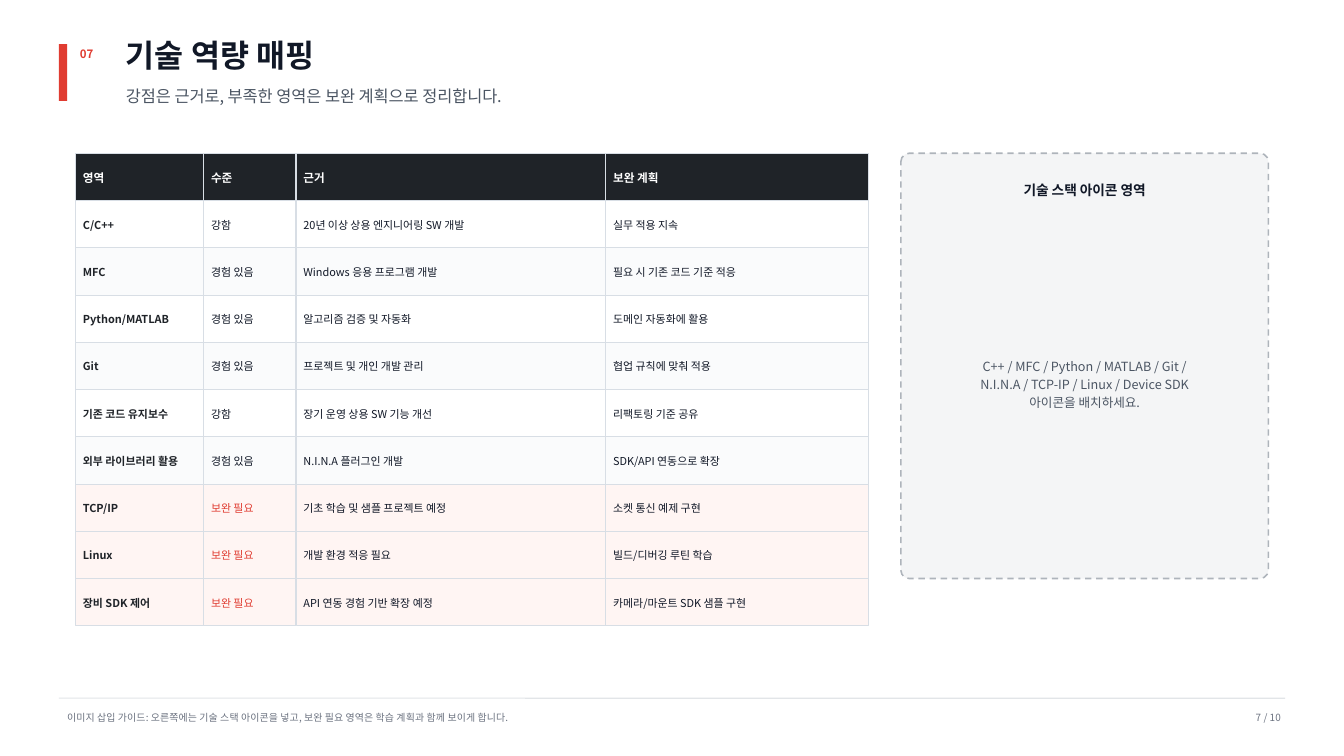
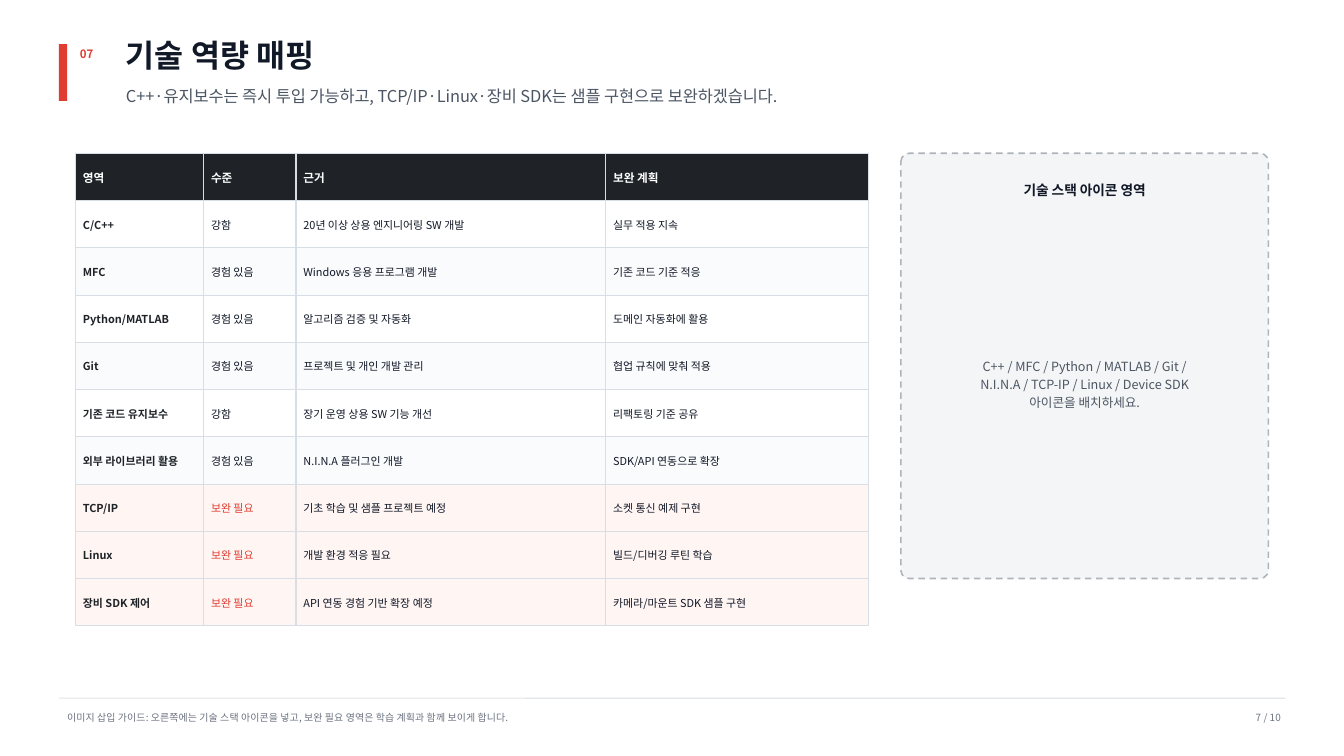
Before and after one commit to squallseo/Nina.Manualfocuser, a slide deck: slide 7 of docs/portfolio/Rainbow_Robotics_Astronomy_Portfolio.pptx. Drawn at 1344x756 pixels with LibreOffice and Linux fonts; fonts in the diff are those of the drawing. Boxes give left, top, right and bottom in pixels: in the first picture for what was removed or moved away, otherwise in the second. Text is boxed around its words. In the diff, an @@ line names an element or a change of style, - is before the commit and + after.

```diff
--- a/docs/portfolio/Rainbow_Robotics_Astronomy_Portfolio.pptx
+++ b/docs/portfolio/Rainbow_Robotics_Astronomy_Portfolio.pptx
@@ text at [126,88,777,105]: text changed @@
-강점은 근거로, 부족한 영역은 보완 계획으로 정리합니다.
+C++·유지보수는 즉시 투입 가능하고, TCP/IP·Linux·장비 SDK는 샘플 구현으로 보완하겠습니다.
@@ text in rectangle at [613,267,701,277]: text changed @@
-필요 시 기존 코드 기준 적응
+기존 코드 기준 적응
```
Also in this commit, not shown: 8 other slides changed.
